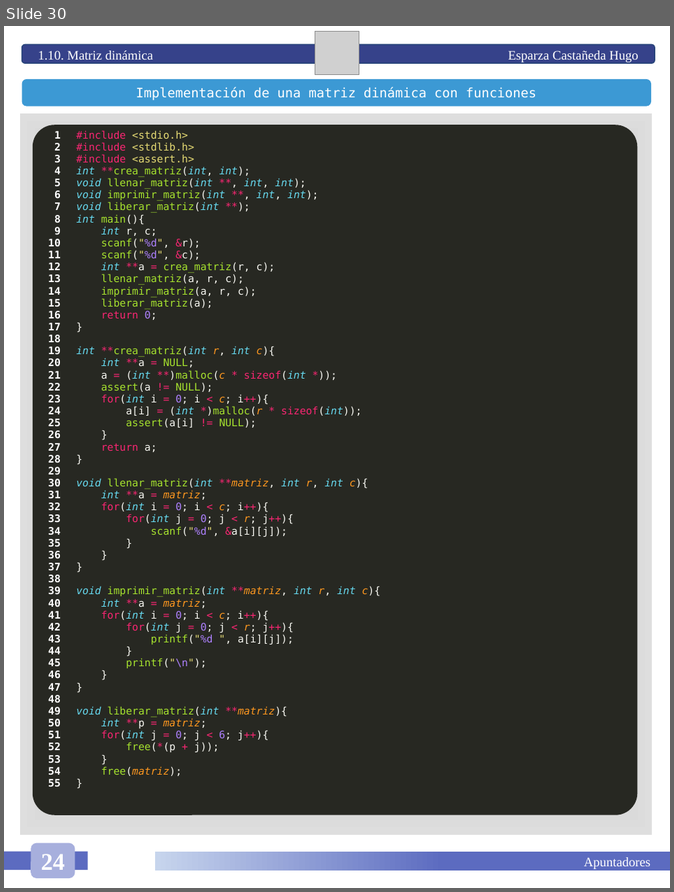
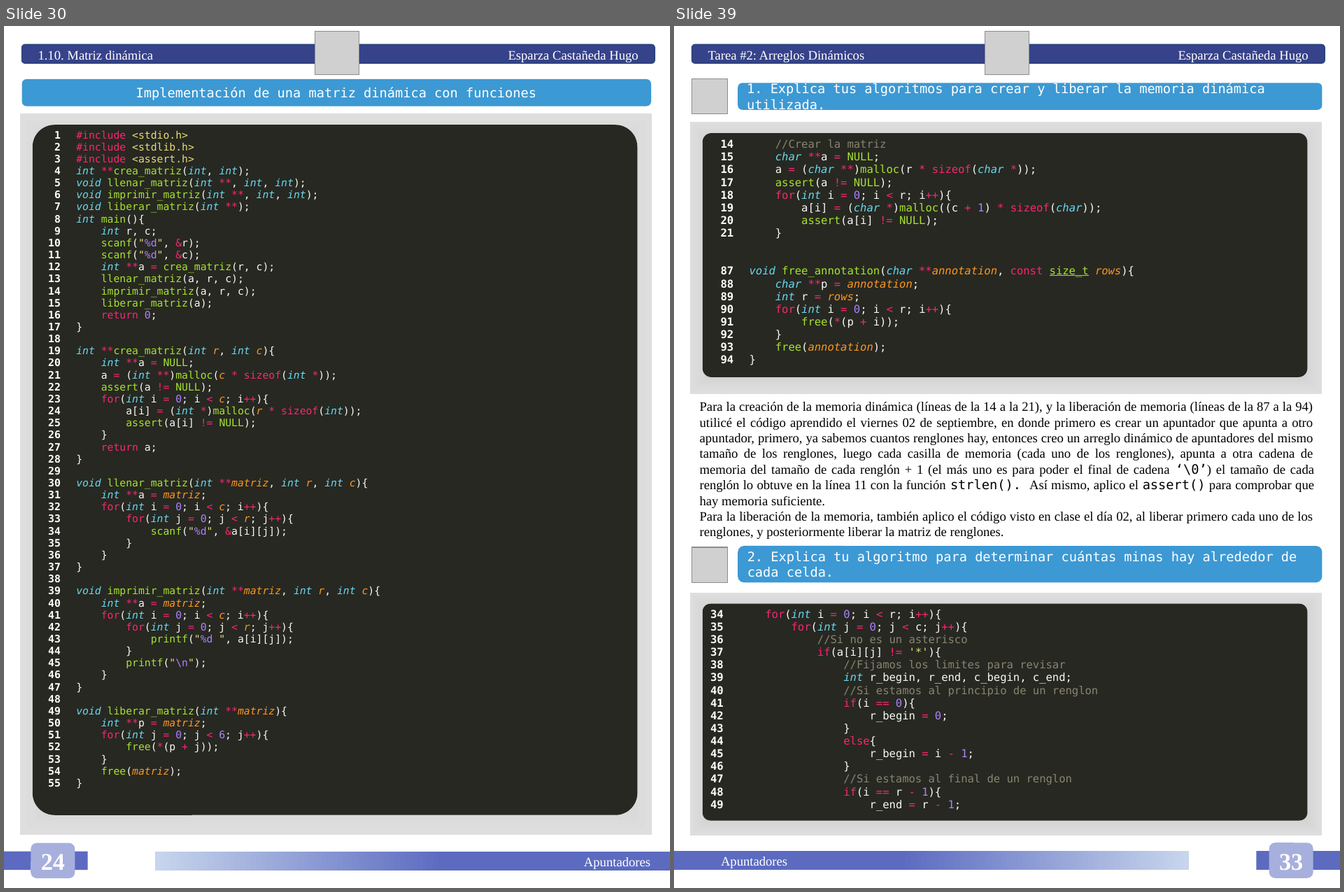
Before and after one commit to HugoEsparzaC/Libreta-Estructuras-II, a slide deck: Estructuras de Datos II.pptx. Shown side by side, each under a label of ours: slide 30 before the commit, slides 30 and 39 after it; the slides between them are not shown. The pictures are 674x892 and 1344x892 pixels, drawn with LibreOffice and Linux fonts; fonts in the diff are those of the drawing; grey boxes stand for pictures. Boxes give left, top, right and bottom in pixels: in the first picture for what was removed or moved away, otherwise in the second. Text is boxed around its words. In the diff, an @@ line names an element or a change of style, - is before the commit and + after.

Commit message:
Tarea 02

```diff
--- a/Estructuras de Datos II.pptx
+++ b/Estructuras de Datos II.pptx
@@ slide 39 added at [674, 26, 1340, 888], background #FFFFFF @@
@@ rounded rectangle added at [692, 45, 1326, 64], fill #36428A, outline #28457A 1 pt, 12 pt, text #FFFFFF @@
+Tarea #2: Arreglos Dinámicos Esparza Castañeda Hugo
@@ picture added at [986, 31, 1029, 74] @@
@@ picture added at [692, 78, 728, 114] @@
@@ rounded rectangle added at [738, 83, 1322, 110], fill #3C99D4, 12 pt, text #FFFFFF @@
+1. Explica tus algoritmos para crear y liberar la memoria dinámica utilizada.
@@ rectangle added at [691, 122, 1323, 394], fill gradient #7B7B7B to #BCBCBC to #DEDEDE to #FFFFFF @@
@@ rounded rectangle added at [702, 133, 1308, 377], fill #272822 @@
@@ table added at [702, 134, 1308, 377], 1 rows, 2 columns @@
+14 / 15 / 16 / 17 / 18 / 19 / 20 / 21 / 87 / 88 / 89 / 90 / 91 / 92 / 93 / 94 | //Crear la matriz / char **a = NULL; / a = (char **)malloc(r * sizeof(char *)); / assert(a != NULL); / for(int i = 0; i < r; i++){ / a[i] = (char *)malloc((c + 1) * sizeof(char)); / assert(a[i] != NULL); / } / void free_annotation(char **annotation, const size_t rows){ / char **p = annotation; / int r = rows; / for(int i = 0; i < r; i++){ / free(*(p + i)); / } / free(annotation); / }
@@ text added at [700, 402, 1314, 539], 12 pt, text #000000 @@
+Para la creación de la memoria dinámica (líneas de la 14 a la 21), y la liberación de memoria (líneas de la 87 a la 94) utilicé el código aprendido el viernes 02 de septiembre, en donde primero es crear un apuntador que apunta a otro apuntador, primero, ya sabemos cuantos renglones hay, entonces creo un arreglo dinámico de apuntadores del mismo tamaño de los renglones, luego cada casilla de memoria (cada uno de los renglones), apunta a otra cadena de memoria del tamaño de cada renglón + 1 (el más uno es para poder el final de cadena ‘\0’) el tamaño de cada renglón lo obtuve en la línea 11 con la función strlen(). Así mismo, aplico el assert() para comprobar que hay memoria suficiente.
+Para la liberación de la memoria, también aplico el código visto en clase el día 02, al liberar primero cada uno de los renglones, y posteriormente liberar la matriz de renglones.
@@ picture added at [692, 548, 728, 582] @@
@@ rounded rectangle added at [738, 546, 1322, 582], fill #3C99D4, 12 pt, text #FFFFFF @@
+2. Explica tu algoritmo para determinar cuántas minas hay alrededor de cada celda.
@@ rectangle added at [691, 593, 1323, 836], fill gradient #7B7B7B to #BCBCBC to #DEDEDE to #FFFFFF @@
@@ rounded rectangle added at [702, 604, 1308, 821], fill #272822 @@
@@ table added at [702, 605, 1308, 822], 1 rows, 2 columns @@
+34 / 35 / 36 / 37 / 38 / 39 / 40 / 41 / 42 / 43 / 44 / 45 / 46 / 47 / 48 / 49 | for(int i = 0; i < r; i++){ / for(int j = 0; j < c; j++){ / //Si no es un asterisco / if(a[i][j] != '*'){ / //Fijamos los limites para revisar / int r_begin, r_end, c_begin, c_end; / //Si estamos al principio de un renglon / if(i == 0){ / r_begin = 0; / } / else{ / r_begin = i - 1; / } / //Si estamos al final de un renglon / if(i == r - 1){ / r_end = r - 1;
@@ rounded rectangle added at [1269, 843, 1313, 878], fill #A7AFDD, 22 pt, text #FFFFFF, bold @@
+33
@@ rectangle added at [674, 851, 1189, 870], fill gradient #5C6BC0 to #C7D5ED, 12 pt, text #FFFFFF @@
+Apuntadores
@@ rectangle added at [1256, 851, 1340, 870], fill #5C6BC0 @@
```
Also in this commit, not shown: 2 slides changed, 11 other slides added, 1 other file.
